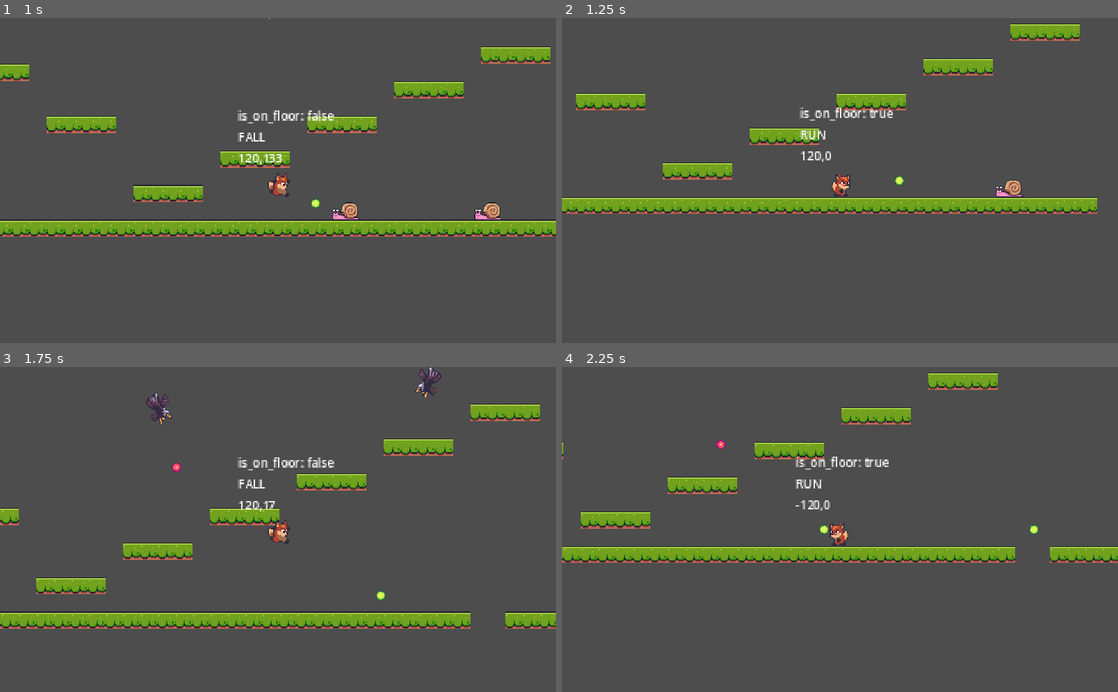
Above: before the commit, frames 1-4 (two rows, left to right).
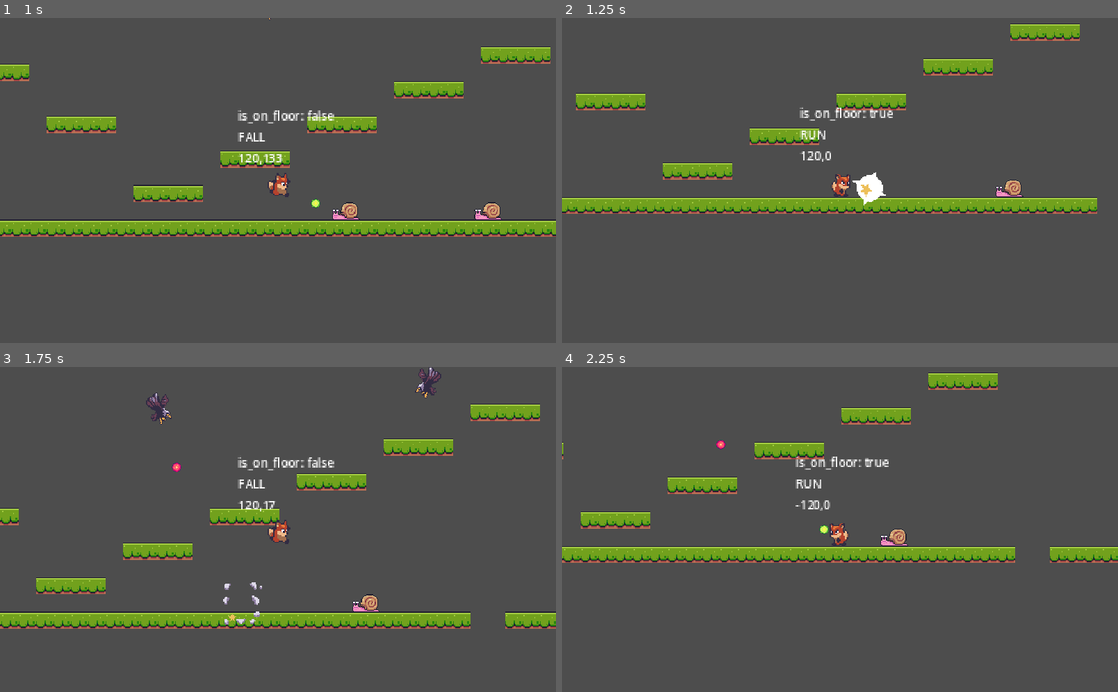
Above: after the commit, the same moments.

Repository: leobewater/godot-foxy-antics
Game: Godot game, scene res://level_base/level_base.tscn
Same seed, same stepped clock (60 frames per second), same inputs: the game is played once before the commit and once after it. The project has no main scene, so this scene is started directly.
Inputs:
- Up to frame 1 (1 s): hold Right (right) from 0.53 s (still down); tap Ctrl (shoot) at 0.6 s; tap Space (jump) at 0.77 s
- Up to frame 2 (1.25 s): keep holding Right (right)
- Up to frame 3 (1.75 s): keep holding Right (right); tap Ctrl (shoot) at 1.35 s; tap Space (jump) at 1.52 s
- Up to frame 4 (2.25 s): release Right (right) at 2.03 s; hold Left (left) from 2.03 s (still down); tap Ctrl (shoot) at 2.1 s

Frame 1 is identical in both runs. In frame 2, 0.4% of the frame differs, in the area x 52-62%, y 47-58%; in frame 3, 0.4%, in the area x 40-70%, y 66-80%; in frame 4, 0.2%.

Commit message:
set player and enemy bullet mask

Diff:
--- a/bullets/bullet_base/bullet_base.gd
+++ b/bullets/bullet_base/bullet_base.gd
@@ -1,8 +1,10 @@
 extends Area2D
+
 
 var _direction: Vector2 = Vector2.RIGHT
 var _life_span: float = 20.0 # 20s life span
 var _life_time: float = 0.0
+
 
 func _ready():
 	pass # Replace with function body.
@@ -24,6 +26,6 @@
 		queue_free()
 
 
-# when bullet hits another area2d, remove it
+# when bullet hits enemy/player hitbox based on the mask setting then remove itself
 func _on_area_entered(area):
 	queue_free()
--- a/bullets/bullet_enemy/bullet_enemy.tscn
+++ b/bullets/bullet_enemy/bullet_enemy.tscn
@@ -5,6 +5,7 @@
 
 [node name="BulletEnemy" instance=ExtResource("1_wb3fu")]
 collision_layer = 16
+collision_mask = 2
 
 [node name="Sprite2D" parent="." index="0"]
 texture = ExtResource("2_wmaxk")
--- a/bullets/bullet_player/bullet_player.tscn
+++ b/bullets/bullet_player/bullet_player.tscn
@@ -4,3 +4,4 @@
 
 [node name="BulletPlayer" instance=ExtResource("1_e7u8e")]
 collision_layer = 8
+collision_mask = 4
--- a/enemies/enemy_base/enemy_base.gd
+++ b/enemies/enemy_base/enemy_base.gd
@@ -38,6 +38,7 @@
 
 	_dying = true
 	SignalManager.on_enemy_hit.emit(points, global_position)
+	ObjectMaker.create_explosion(global_position)
 	set_physics_process(false)
 	hide()
 	queue_free()
